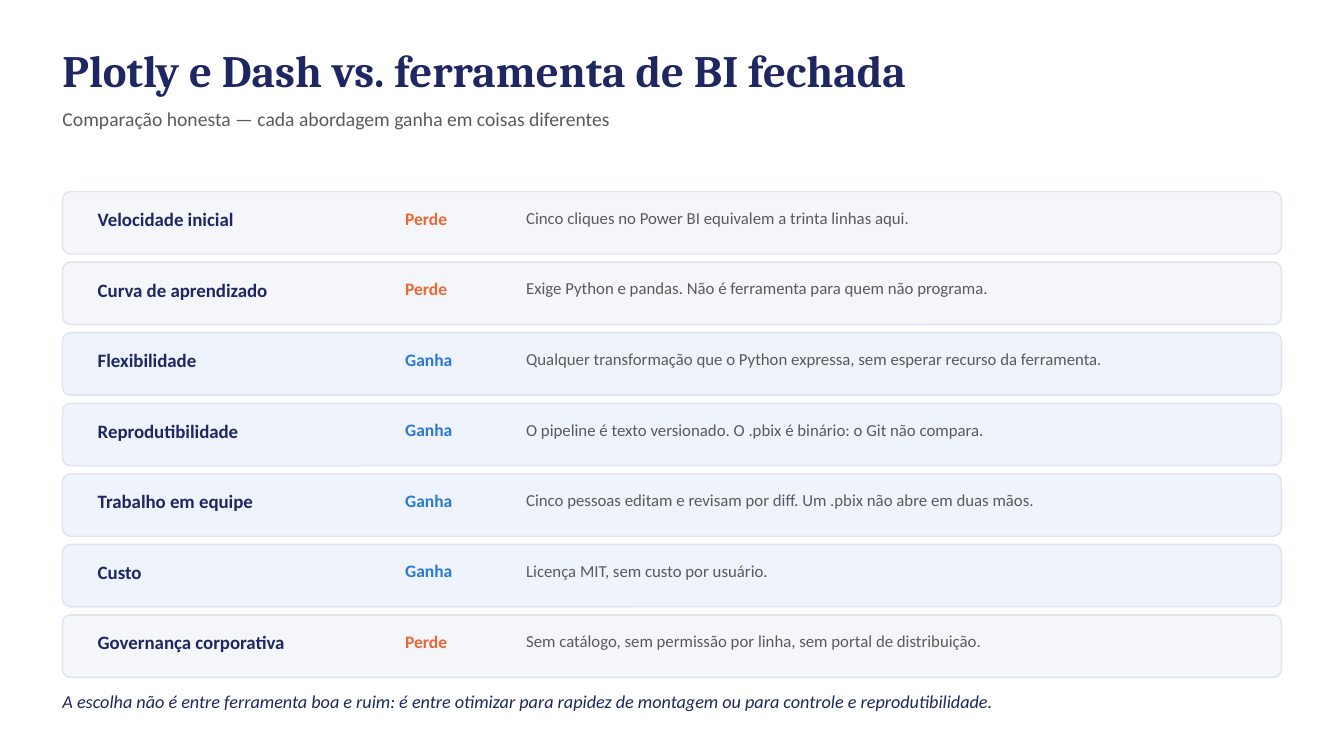
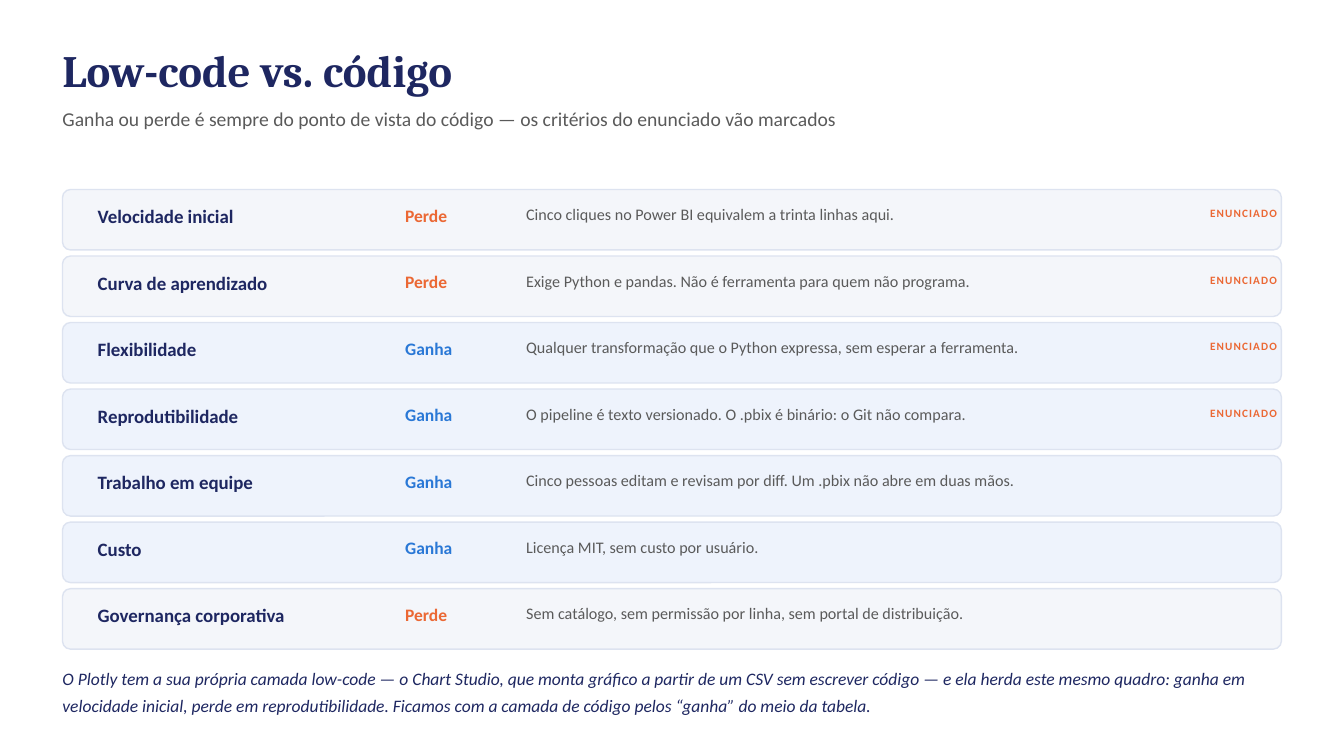
Before and after one commit to mendoncaluucas/DataScience, a slide deck: slide 22 of docs/slides.pptx (slide 20 before the commit). Drawn at 1344x756 pixels with LibreOffice and Linux fonts; fonts in the diff are those of the drawing. Boxes give left, top, right and bottom in pixels: in the first picture for what was removed or moved away, otherwise in the second. Text is boxed around its words. In the diff, an @@ line names an element or a change of style, - is before the commit and + after.

Commit message:
Adiciona slide de extracao e comparativo com a atividade anterior

```diff
--- a/docs/slides.pptx
+++ b/docs/slides.pptx
@@ text at box(62, 55, 452, 97): text changed @@
-Plotly e Dash vs. ferramenta de BI fechada
+Low-code vs. código
@@ text at box(62, 112, 835, 130): text changed @@
-Comparação honesta — cada abordagem ganha em coisas diferentes
+Ganha ou perde é sempre do ponto de vista do código — os critérios do enunciado vão marcados
@@ rounded rectangle: place and size @@
-rounded rectangle at box(63, 192, 1281, 254)
+rounded rectangle at box(63, 190, 1281, 250)
@@ text added at box(1167, 207, 1277, 233), 8 pt, text #EB6834, bold @@
+ENUNCIADO
@@ 2 texts, 1 rounded rectangle: place and size @@
-2 texts, 1 rounded rectangle at box(63, 262, 1281, 325)
+2 texts, 1 rounded rectangle at box(63, 256, 1281, 317)
@@ text added at box(1167, 273, 1277, 299), 8 pt, text #EB6834, bold @@
+ENUNCIADO
@@ 2 texts, 1 rounded rectangle: place and size @@
-2 texts, 1 rounded rectangle at box(63, 333, 1281, 395)
+2 texts, 1 rounded rectangle at box(63, 323, 1281, 383)
@@ text at box(526, 342, 1018, 356): text changed; size 12 to 11.5 pt @@
-Qualquer transformação que o Python expressa, sem esperar recurso da ferramenta.
+Qualquer transformação que o Python expressa, sem esperar a ferramenta.
@@ text added at box(1167, 340, 1277, 366), 8 pt, text #EB6834, bold @@
+ENUNCIADO
@@ 2 texts, 1 rounded rectangle: place and size @@
-2 texts, 1 rounded rectangle at box(63, 403, 1281, 466)
+2 texts, 1 rounded rectangle at box(63, 389, 1281, 450)
@@ text "O pipeline é texto versionado. ...": place and size @@
-text "O pipeline é texto versionado. ..." at box(526, 424, 984, 439)
+text "O pipeline é texto versionado. ..." at box(526, 409, 965, 423)
@@ text added at box(1167, 406, 1277, 433), 8 pt, text #EB6834, bold @@
+ENUNCIADO
@@ text "Cinco pessoas editam e revisam ...": place and size @@
-text "Cinco pessoas editam e revisam ..." at box(526, 494, 1034, 509)
+text "Cinco pessoas editam e revisam ..." at box(526, 475, 1013, 489)
@@ 2 texts, 2 rounded rectangles: place and size @@
-2 texts, 2 rounded rectangles at box(63, 474, 1281, 607)
+2 texts, 2 rounded rectangles at box(63, 456, 1281, 583)
@@ text "Licença MIT, sem custo por ...": place and size @@
-text "Licença MIT, sem custo por ..." at box(526, 565, 768, 580)
+text "Licença MIT, sem custo por ..." at box(526, 542, 759, 556)
@@ 4 texts, 1 rounded rectangle: place and size @@
-4 texts, 1 rounded rectangle at box(63, 564, 1281, 678)
+4 texts, 1 rounded rectangle at box(63, 541, 1281, 649)
@@ proportions changed in 7 elements at box(63, 190, 1281, 250), box(63, 256, 1281, 317), box(63, 323, 1281, 383), box(63, 389, 1281, 450), box(63, 456, 1281, 516), box(63, 522, 1281, 583), box(63, 589, 1281, 649) @@
@@ size 12 to 11.5 pt in 6 elements at box(526, 209, 894, 223), box(526, 276, 970, 290), box(526, 409, 965, 423), box(526, 475, 1013, 489), box(526, 542, 759, 556), box(526, 608, 963, 622) @@
@@ text "Sem catálogo, sem permissão por ...": place and size @@
-text "Sem catálogo, sem permissão por ..." at box(526, 635, 981, 650)
+text "Sem catálogo, sem permissão por ..." at box(526, 608, 963, 622)
@@ text added at box(62, 673, 1245, 715), 12.5 pt, text #1E2761, italic @@
+O Plotly tem a sua própria camada low-code — o Chart Studio, que monta gráfico a partir de um CSV sem escrever código — e ela herda este mesmo quadro: ganha em velocidade inicial, perde em reprodutibilidade. Ficamos com a camada de código pelos “ganha” do meio da tabela.
@@ text removed at box(62, 695, 993, 711) @@
-A escolha não é entre ferramenta boa e ruim: é entre otimizar para rapidez de montagem ou para controle e reprodutibilidade.
```
Also in this commit, not shown: 3 other slides changed, 2 slides added, 2 other files.
